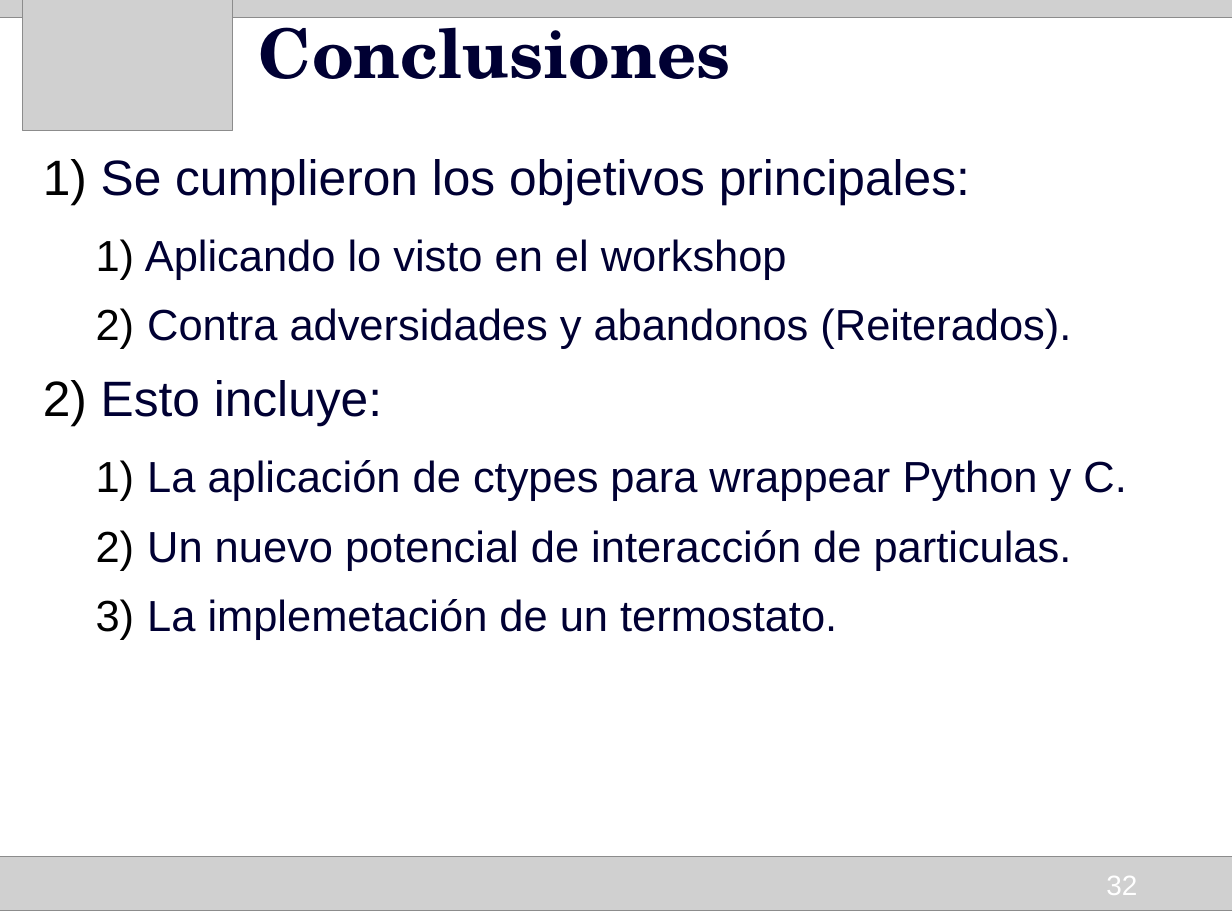
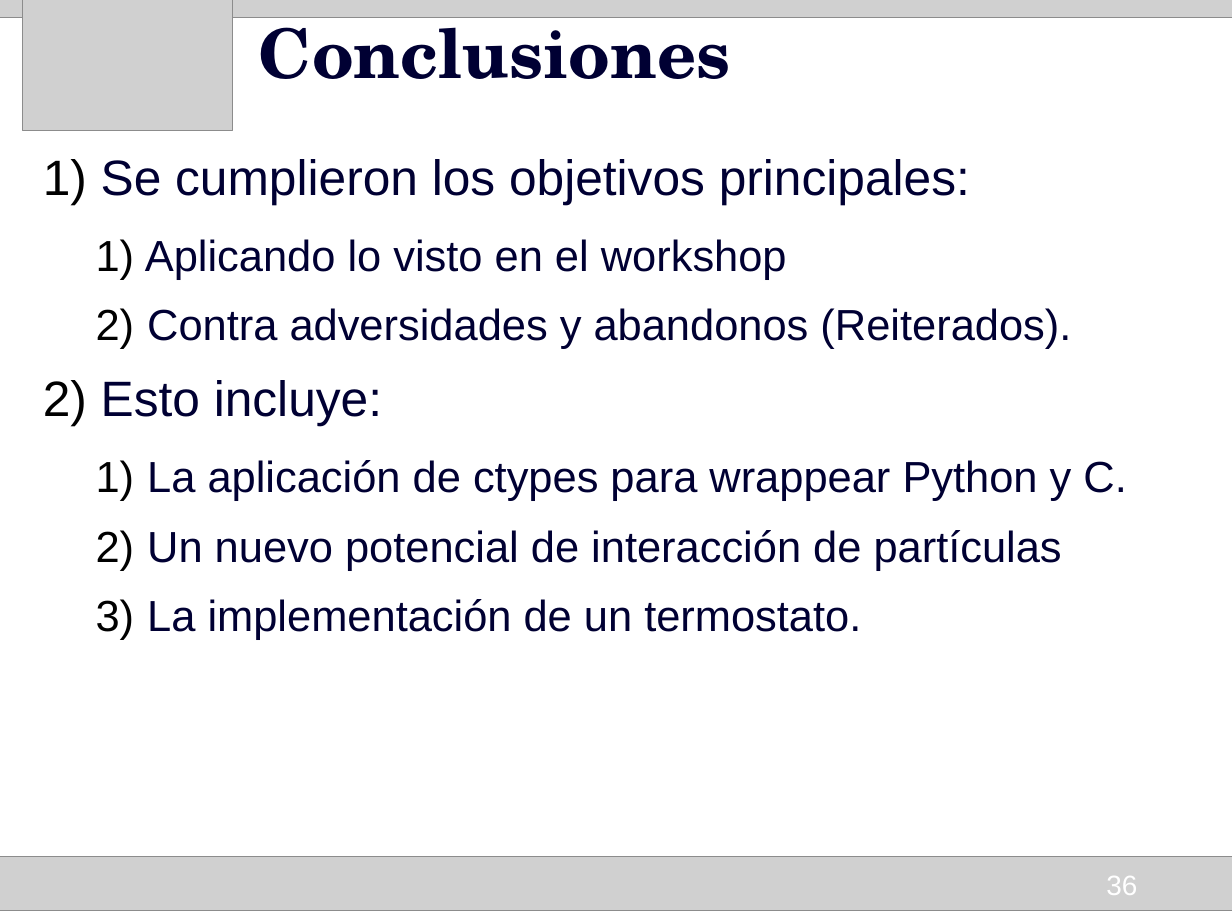
Before and after one commit to HumbertoCelleri/ljmd, a slide deck: slide 36 of presentacion/Presentacion.odp (slide 32 before the commit). Drawn at 1232x924 pixels with LibreOffice and Linux fonts; fonts in the diff are those of the drawing; grey boxes stand for pictures. Boxes give left, top, right and bottom in pixels: in the first picture for what was removed or moved away, otherwise in the second. Text is boxed around its words. In the diff, an @@ line names an element or a change of style, - is before the commit and + after.

```diff
--- a/presentacion/Presentacion.odp
+++ b/presentacion/Presentacion.odp
@@ text at box(147, 530, 1062, 640): text changed @@
-  2) Un nuevo potencial de interacción de particulas.
-  3) La implemetación de un termostato.
+  2) Un nuevo potencial de interacción de partículas
+  3) La implementación de un termostato.
@@ page number at box(1106, 876, 1137, 895): text changed @@
-32
+36
```
Also in this commit, not shown: 22 other slides changed, 5 slides added, 1 slide removed, 3 other files.
